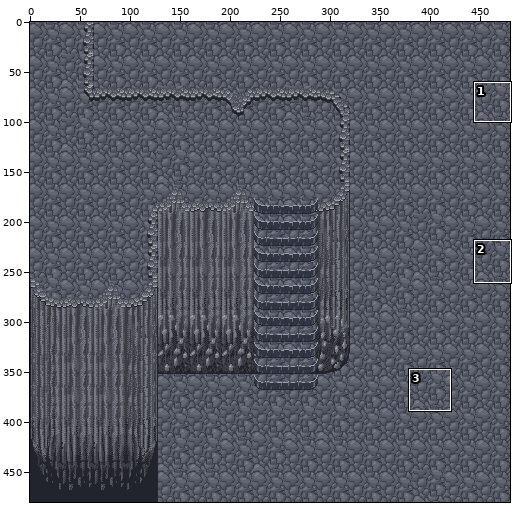
Two versions of one sprite sheet, tileset/terrain/stone/preview.png. The picture above shows the old version from afar; the outline marks the close-up.
Close-up. Earlier state:
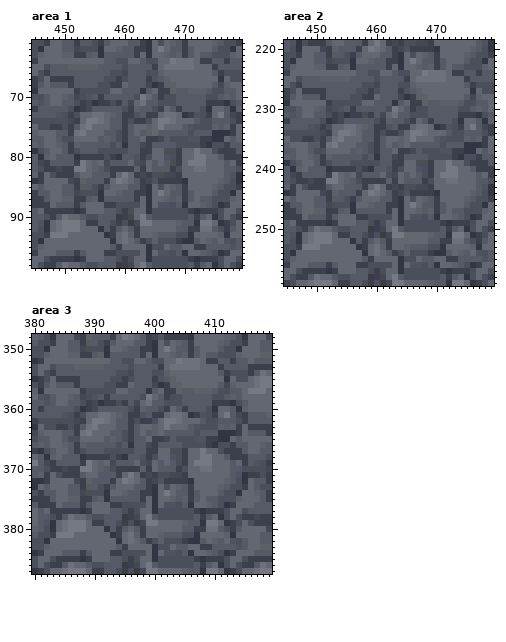
The file is 480x480 pixels. Colours within 5 levels of each other are drawn and written as one. Shown: area 1: x 445..479, y 61..98; area 2: x 445..479, y 219..259; area 3: x 380..419, y 348..387. The commit also changed other parts of the picture, which this record leaves out.
The result:
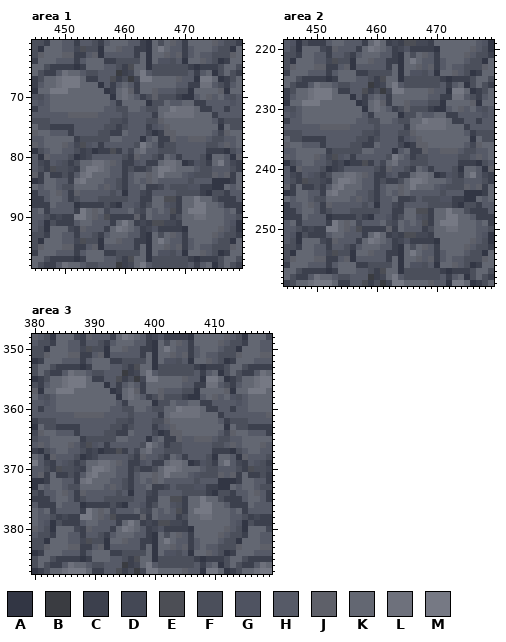
Palette (. is transparent): A #323644  B #3a3c41  C #3c404d  D #444855  E #4c4e55  F #4b4f5b  G #4f5361  H #565a67  J #5e6069  K #636772  L #6e717c  M #767984
From old to new:
Changed rows in their new state; - is an unchanged pixel.
Area 1:
first column x 448:
64 -HHHCH---CC--FFKAKGGFHAK-JHFA-KK
65 CCCCACKKK--FCEKKAFFFFFFCACC-FKKF
66 C-LKK-FF--HBCDKMH-FFFFFHCH-AFK-C
67 KLMMMKCC-HE--BDMMKKK-JHHAMM--C-K
68 KLMMMKKKAH-H--CKKKKKKHHCCLL-FCH-
69 MMM-KKKKKAC-LJCKKJHHHFFAKKKKJAK-
70 --KKKKKKKKAKLKHCFJF--CAA-KJHKGFH
71 --KKKKKKKKH-KK-KAF-KH-KKCCHHHHG-
72 KKKKKKKKK--F-KK-F-K-MLLLKCCHHCHH
73 -HHJJJJJHHH-FHH-H----LLLKKKCH-HH
74 HHHHHHHHHHFFDHHH-FJKK---KKK-CF-F
75 --C--HHHHFFCF-HHCGHJ--KKKKKKAKFF
76 H---HHHHFFCCK-H-DACJJKKKKKKHDJK-
77 -KKKCFFFFFKKH--AHKCCJHHJJJHFFH--
78 -KJHDEG-C-H-H-FMK-CFFHHHHHF-HJ-K
79 ---H-CDACCECHDKLHHFFFHHHHHCC-AF-
80 H--F--DHHHHHFCJHHFCKH-HHHFA-KHAJ
81 -GFCFK-LLKJ-CCGHCC-LLKACGFC-M-D-
82 EFFDCKMMLKHH-FC-FKMMLK--HFFHH-FC
83 C-F--LMKKKHHCHKKJKMKKKHGFFFJHJCK
84 -HHCLMKKKHHFCHKHJKHHHHHFHHHAAACK
85 -HFFKKKKHJHFC--KCCDHFFFGGCCAAKHK
86 -J-CJHHHHHFHA-HDCHHH-FFFFCAF-CHH
87 --HCFH-HFFFFF-HCC--EECKKMKK-CCCH
88 ----ACCCCF-AHHGCF-K--CK-MMKKH-CC
89 HHHHCM-J-D-HHKFDKHKHECKMMMKKKH-C
90 -DCCMMKJ-ECC-CJCKHHHC-KKLL-KKHHF
91 FCCCH-KH--CKMKCDCEEDDCKKKKK-KHGA
92 -KKDCJHHHCKMLKHCDGCCCCAKKKKKJHFA
93 KKHHCHHFCHK-KHHCAKFKJHCK---JHFFC
94 --HHDEFFA-KJHHC-AKMKHHCHK-K-FFAK
95 --JJCCHJAH-HHHC--KKJ-JCHKH-FFFJK
Area 2:
first column x 448:
224 -HHHCH---CC--FFKAKGGFHAK-JHFA-KK
225 CCCCACKKK--FCEKKAFFFFFFCACC-FKKF
226 C-LKK-FF--HBCDKMH-FFFFFHCH-AFK-C
227 KLMMMKCC-HE--BDMMKKK-JHHAMM--C-K
228 KLMMMKKKAH-H--CKKKKKKHHCCLL-FCH-
229 MMM-KKKKKAC-LJCKKJHHHFFAKKKKJAK-
230 --KKKKKKKKAKLKHCFJF--CAA-KJHKGFH
231 --KKKKKKKKH-KK-KAF-KH-KKCCHHHHG-
232 KKKKKKKKK--F-KK-F-K-MLLLKCCHHCHH
233 -HHJJJJJHHH-FHH-H----LLLKKKCH-HH
234 HHHHHHHHHHFFDHHH-FJKK---KKK-CF-F
235 --C--HHHHFFCF-HHCGHJ--KKKKKKAKFF
236 H---HHHHFFCCK-H-DACJJKKKKKKHDJK-
237 -KKKCFFFFFKKH--AHKCCJHHJJJHFFH--
238 -KJHDEG-C-H-H-FMK-CFFHHHHHF-HJ-K
239 ---H-CDACCECHDKLHHFFFHHHHHCC-AF-
240 H--F--DHHHHHFCJHHFCKH-HHHFA-KHAJ
241 -GFCFK-LLKJ-CCGHCC-LLKACGFC-M-D-
242 EFFDCKMMLKHH-FC-FKMMLK--HFFHH-FC
243 C-F--LMKKKHHCHKKJKMKKKHGFFFJHJCK
244 -HHCLMKKKHHFCHKHJKHHHHHFHHHAAACK
245 -HFFKKKKHJHFC--KCCDHFFFGGCCAAKHK
246 -J-CJHHHHHFHA-HDCHHH-FFFFCAF-CHH
247 --HCFH-HFFFFF-HCC--EECKKMKK-CCCH
248 ----ACCCCF-AHHGCF-K--CK-MMKKH-CC
249 HHHHCM-J-D-HHKFDKHKHECKMMMKKKH-C
250 -DCCMMKJ-ECC-CJCKHHHC-KKLL-KKHHF
251 FCCCH-KH--CKMKCDCEEDDCKKKKK-KHGA
252 -KKDCJHHHCKMLKHCDGCCCCAKKKKKJHFA
253 KKHHCHHFCHK-KHHCAKFKJHCK---JHFFC
254 --HHDEFFA-KJHHC-AKMKHHCHK-K-FFAK
255 --JJCCHJAH-HHHC--KKJ-JCHKH-FFFJK
Area 3:
first column x 384:
352 -HHHCH---CC--FFKAKGGFHAK-JHFA-KK
353 CCCCACKKK--FCEKKAFFFFFFCACC-FKKF
354 C-LKK-FF--HBCDKMH-FFFFFHCH-AFK-C
355 KLMMMKCC-HE--BDMMKKK-JHHAMM--C-K
356 KLMMMKKKAH-H--CKKKKKKHHCCLL-FCH-
357 MMM-KKKKKAC-LJCKKJHHHFFAKKKKJAK-
358 --KKKKKKKKAKLKHCFJF--CAA-KJHKGFH
359 --KKKKKKKKH-KK-KAF-KH-KKCCHHHHG-
360 KKKKKKKKK--F-KK-F-K-MLLLKCCHHCHH
361 -HHJJJJJHHH-FHH-H----LLLKKKCH-HH
362 HHHHHHHHHHFFDHHH-FJKK---KKK-CF-F
363 --C--HHHHFFCF-HHCGHJ--KKKKKKAKFF
364 H---HHHHFFCCK-H-DACJJKKKKKKHDJK-
365 -KKKCFFFFFKKH--AHKCCJHHJJJHFFH--
366 -KJHDEG-C-H-H-FMK-CFFHHHHHF-HJ-K
367 ---H-CDACCECHDKLHHFFFHHHHHCC-AF-
368 H--F--DHHHHHFCJHHFCKH-HHHFA-KHAJ
369 -GFCFK-LLKJ-CCGHCC-LLKACGFC-M-D-
370 EFFDCKMMLKHH-FC-FKMMLK--HFFHH-FC
371 C-F--LMKKKHHCHKKJKMKKKHGFFFJHJCK
372 -HHCLMKKKHHFCHKHJKHHHHHFHHHAAACK
373 -HFFKKKKHJHFC--KCCDHFFFGGCCAAKHK
374 -J-CJHHHHHFHA-HDCHHH-FFFFCAF-CHH
375 --HCFH-HFFFFF-HCC--EECKKMKK-CCCH
376 ----ACCCCF-AHHGCF-K--CK-MMKKH-CC
377 HHHHCM-J-D-HHKFDKHKHECKMMMKKKH-C
378 -DCCMMKJ-ECC-CJCKHHHC-KKLL-KKHHF
379 FCCCH-KH--CKMKCDCEEDDCKKKKK-KHGA
380 -KKDCJHHHCKMLKHCDGCCCCAKKKKKJHFA
381 KKHHCHHFCHK-KHHCAKFKJHCK---JHFFC
382 --HHDEFFA-KJHHC-AKMKHHCHK-K-FFAK
383 --JJCCHJAH-HHHC--KKJ-JCHKH-FFFJK
